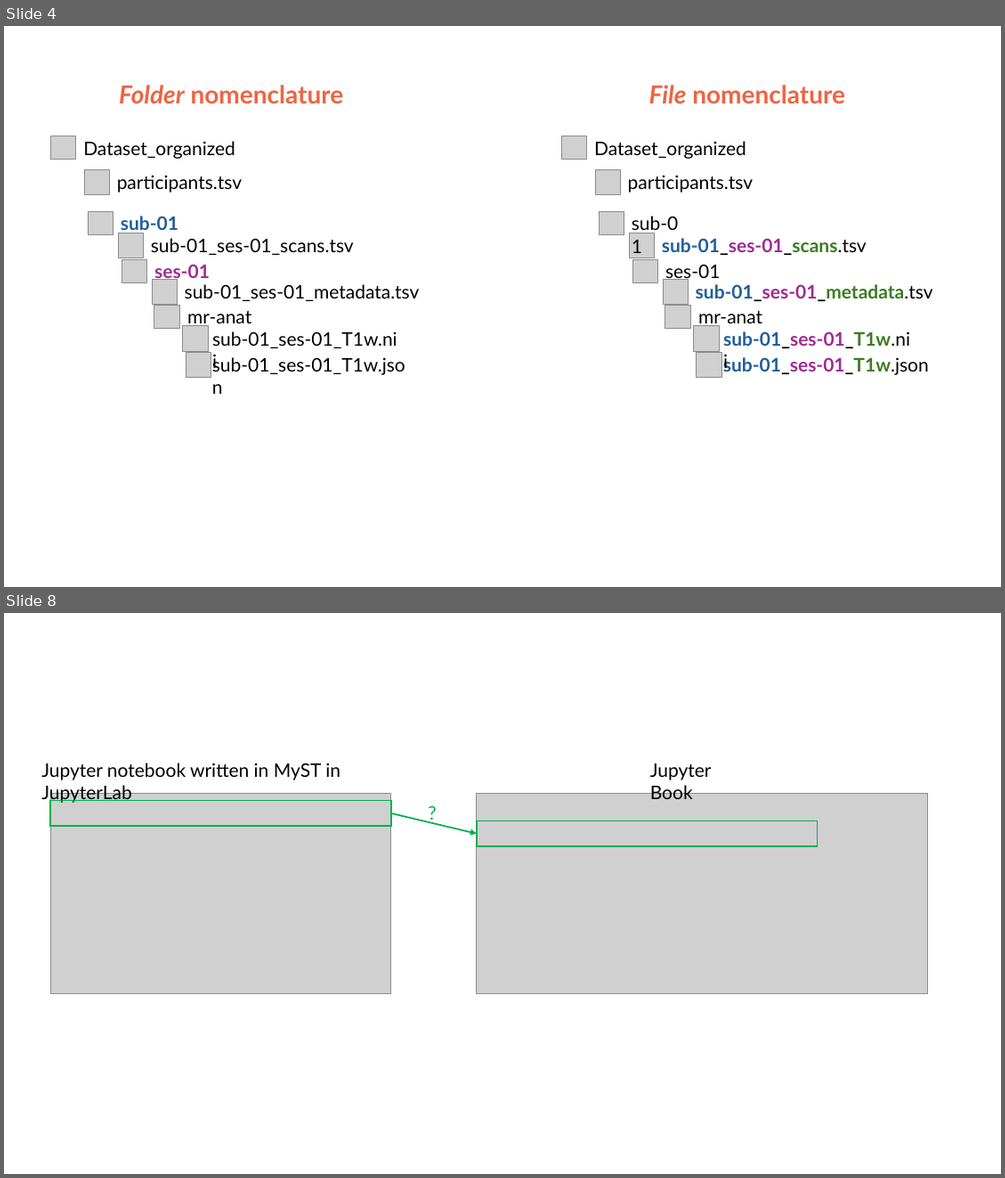
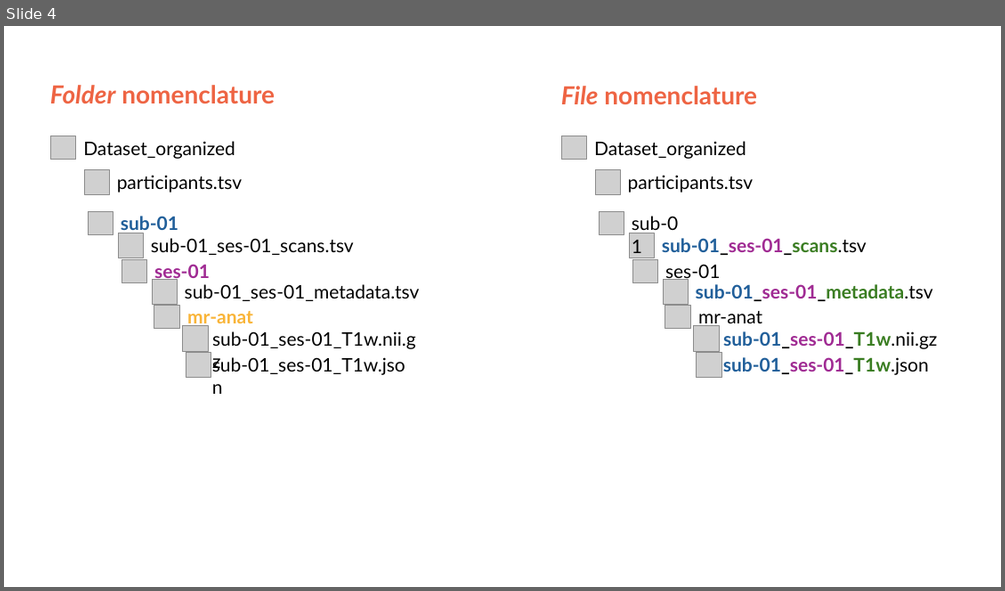
Before and after one commit to ormir-mids/ormir-mids.github.io, a slide deck: figures/ORMIR-MIDS_figure.pptx. Shown one above the other, each under a label of ours: slides 4 and 8 before the commit, slide 4 after it; the slides between them are not shown. The pictures are 1005x1178 and 1005x591 pixels, drawn with LibreOffice and Linux fonts; fonts in the diff are those of the drawing; grey boxes stand for pictures. Boxes give left, top, right and bottom in pixels: in the first picture for what was removed or moved away, otherwise in the second. Text is boxed around its words. In the diff, an @@ line names an element or a change of style, - is before the commit and + after.

```diff
--- a/figures/ORMIR-MIDS_figure.pptx
+++ b/figures/ORMIR-MIDS_figure.pptx
@@ slide 8 removed at [4, 613, 1001, 1174], background #FFFFFF @@
@@ text removed at [41, 763, 340, 803] @@
-Jupyter notebook written in MyST in JupyterLab
@@ text removed at [650, 763, 712, 799] @@
-Jupyter Book
@@ picture removed at [50, 793, 391, 994] @@
@@ text removed at [421, 798, 446, 827] @@
-?
@@ picture removed at [477, 793, 928, 994] @@
@@ rectangle removed at [50, 801, 391, 826] @@
@@ arrow removed from (391, 813) to (477, 834) @@
@@ rectangle removed at [477, 821, 817, 846] @@
@@ slide 4 changed as well @@
@@ text "Folder nomenclature": place and size @@
-text "Folder nomenclature" at [119, 85, 344, 103]
+text "Folder nomenclature" at [50, 85, 275, 103]
@@ text "File nomenclature": place and size @@
-text "File nomenclature" at [649, 85, 845, 103]
+text "File nomenclature" at [561, 86, 757, 104]
@@ text "mr-anat" at [187, 311, 253, 328]: text colour #000000 to #F9B437, bold on @@
@@ text at [212, 331, 416, 349]: text changed @@
-sub-01_ses-01_T1w.nii
+sub-01_ses-01_T1w.nii.gz
@@ text at [723, 331, 937, 349]: text changed; text colour #215F9A to #000000 @@
-sub-01_ses-01_T1w.nii
+sub-01_ses-01_T1w.nii.gz
```
Also in this commit, not shown: 3 other slides changed, 4 other slides removed, 11 other files.
